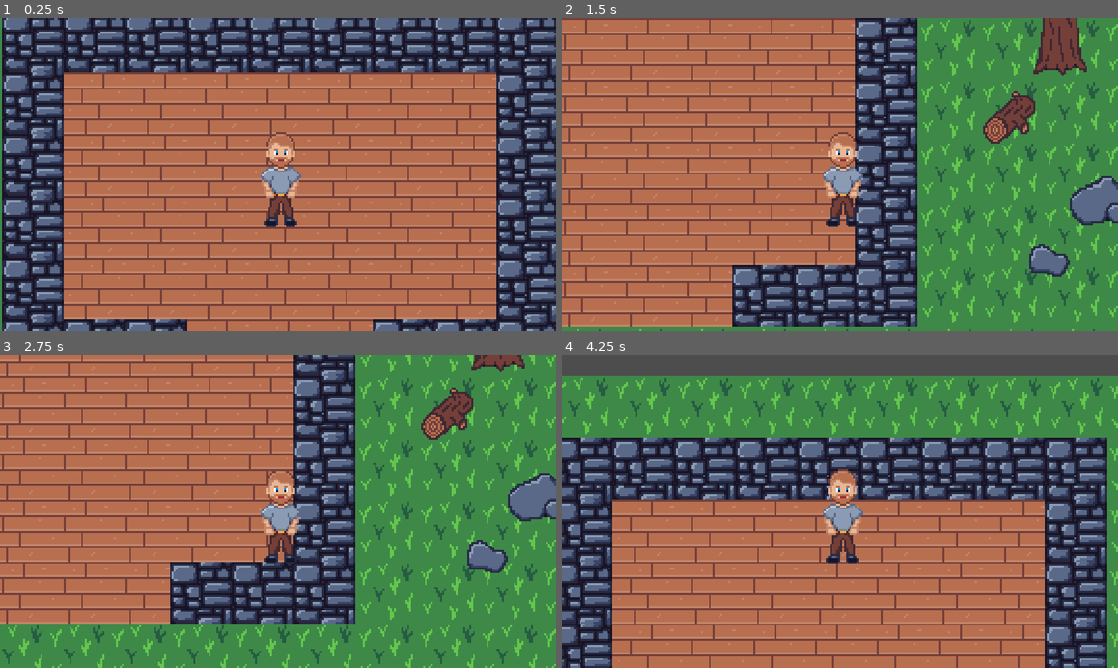
Above: before the commit, frames 1-4 (two rows, left to right).
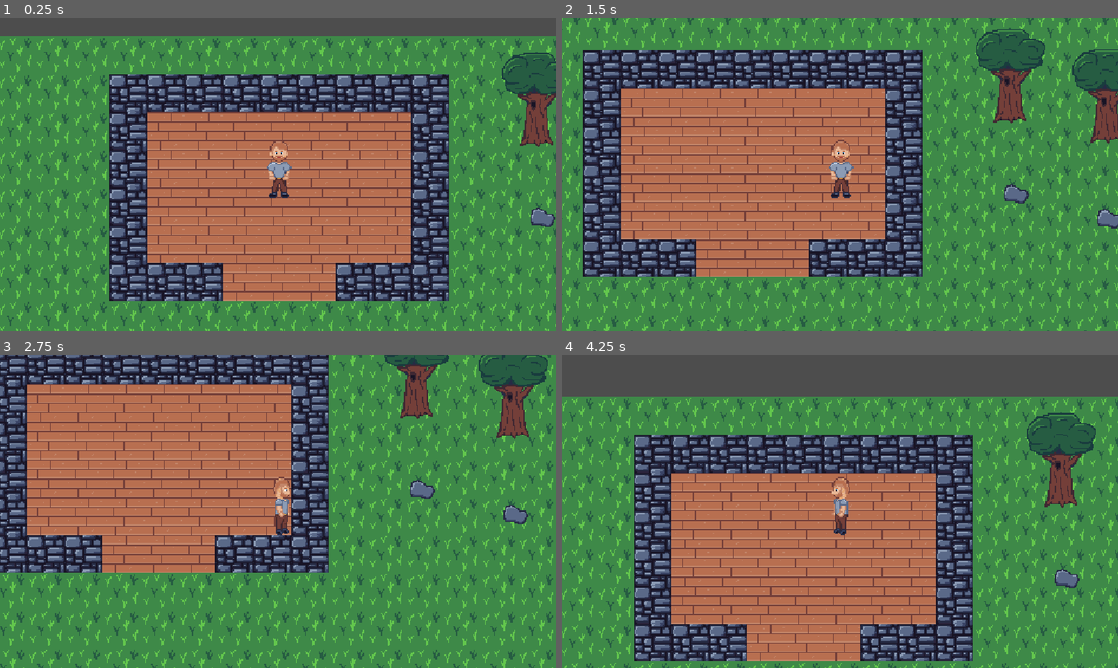
Above: after the commit, the same moments.

Repository: buildingtheinventor-commits/building-the-inventor
Game: Godot game, scene res://prototype_002.tscn
The game is run twice, just before and just after one commit, with the same random seed, the same clock (stepped at 60 frames per second) and the same inputs.
Inputs:
- Up to frame 1 (0.25 s): no input
- Up to frame 2 (1.5 s): tap Enter at 0.5 s; hold Right (move_right) 0.53-1.28 s; hold Down (move_down) from 1.28 s (still down)
- Up to frame 3 (2.75 s): release Down (move_down) at 2.03 s; hold Right (move_right) from 2.03 s (still down)
- Up to frame 4 (4.25 s): tap Space at 2.75 s; release Right (move_right) at 2.78 s; hold Up (move_up) 2.78-3.53 s; hold Left (move_left) from 3.53 s (still down)

The runs differ from the first frame. In frame 1, 87% of the frame differs, in the area x 0-100%, y 0-100%; in frame 2, 64%; in frame 3, 54%; in frame 4, 69%.

Commit message:
new godot

Diff:
--- a/Godot prototypes/Prototype 002/prototype-002/Rock.tscn
+++ b/Godot prototypes/Prototype 002/prototype-002/Rock.tscn
@@ -1,15 +1,16 @@
 [gd_scene format=3 uid="uid://ddr3puge78pfj"]
 
-[ext_resource type="Texture2D" uid="uid://rdenetfbdl8d" path="res://Assets/Rock.png" id="1_6r1ml"]
+[ext_resource type="Texture2D" uid="uid://cx0r8eoclkyhp" path="res://Assets/Stone.png" id="1_o0qsl"]
 
-[sub_resource type="RectangleShape2D" id="RectangleShape2D_t8kjg"]
-size = Vector2(25, 11)
+[sub_resource type="CircleShape2D" id="CircleShape2D_7qi08"]
+radius = 21.540659
 
-[node name="StaticBody2D" type="StaticBody2D" unique_id=150592886]
+[node name="Stone" type="Node2D" unique_id=1665941252]
 
-[node name="Rock" type="Sprite2D" parent="." unique_id=93026954]
-texture = ExtResource("1_6r1ml")
+[node name="Sprite2D" type="Sprite2D" parent="." unique_id=1491601892]
+texture = ExtResource("1_o0qsl")
 
-[node name="CollisionShape2D" type="CollisionShape2D" parent="." unique_id=515211475]
-position = Vector2(0.5, 3)
-shape = SubResource("RectangleShape2D_t8kjg")
+[node name="pick-up area" type="Area2D" parent="." unique_id=248687125]
+
+[node name="CollisionShape2D" type="CollisionShape2D" parent="pick-up area" unique_id=369729745]
+shape = SubResource("CircleShape2D_7qi08")
--- a/Godot prototypes/Prototype 002/prototype-002/log.tscn
+++ b/Godot prototypes/Prototype 002/prototype-002/log.tscn
@@ -4,20 +4,11 @@
 
 [sub_resource type="GDScript" id="GDScript_a0a2b"]
 script/source = "extends Area2D
-
-
-
-
-
-
-
-func _on_body_entered(body: Node2D) -> void:
-	print(\"+1 Log\")
 "
 
 [sub_resource type="CircleShape2D" id="CircleShape2D_i0ct0"]
 
-[node name="Area2D" type="Area2D" unique_id=1361175170]
+[node name="Log" type="Area2D" unique_id=1361175170]
 collision_mask = 2
 script = SubResource("GDScript_a0a2b")
 
--- a/Godot prototypes/Prototype 002/prototype-002/prototype_002.tscn
+++ b/Godot prototypes/Prototype 002/prototype-002/prototype_002.tscn
@@ -4,8 +4,6 @@
 [ext_resource type="Texture2D" uid="uid://ckspqnfdvhc8t" path="res://Assets/Woodfloor.png" id="1_ddec6"]
 [ext_resource type="Texture2D" uid="uid://pjj01akd21o0" path="res://Assets/Grass.png" id="2_54o0p"]
 [ext_resource type="Texture2D" uid="uid://d1msctxk1pkju" path="res://Assets/Stone Brick wall.png" id="3_54o0p"]
-[ext_resource type="PackedScene" uid="uid://csv4kcp27a0wy" path="res://log.tscn" id="5_aj7je"]
-[ext_resource type="PackedScene" uid="uid://ddr3puge78pfj" path="res://Rock.tscn" id="6_211q2"]
 [ext_resource type="PackedScene" uid="uid://dla8wk26i2sbx" path="res://tree.tscn" id="6_wcj52"]
 [ext_resource type="PackedScene" uid="uid://cq4wyqp68equp" path="res://stone.tscn" id="8_56yoi"]
 
@@ -53,30 +51,21 @@
 tile_map_data = PackedByteArray("AAAAAAUAAAAAAAAAAAAAAAQAAAAAAAAAAAAAAAMAAAAAAAAAAAAAAAIAAAAAAAAAAAAAAAEAAAAAAAAAAAAAAA …(288 unchanged characters)…
 tile_set = SubResource("TileSet_f6moa")
 
-[node name="Area2D2" parent="." unique_id=1643743644 instance=ExtResource("5_aj7je")]
-position = Vector2(463, 110)
-
-[node name="Area2D3" parent="." unique_id=1694990394 instance=ExtResource("5_aj7je")]
-position = Vector2(341, 84)
-
 [node name="StaticBody2D" parent="." unique_id=533827360 instance=ExtResource("6_wcj52")]
 position = Vector2(366, 20)
 
 [node name="StaticBody2D2" parent="." unique_id=516638905 instance=ExtResource("6_wcj52")]
 position = Vector2(448, 37)
 
-[node name="StaticBody2D3" parent="." unique_id=150592886 instance=ExtResource("6_211q2")]
-position = Vector2(386, 127)
-
 [node name="SteveTheInventor" parent="." unique_id=1688945088 instance=ExtResource("1_6kuv8")]
 position = Vector2(150, 85)
 
 [node name="Camera2D" type="Camera2D" parent="SteveTheInventor" unique_id=766288341]
 position = Vector2(-2, 0)
-zoom = Vector2(4, 4)
+zoom = Vector2(2.445, 2.445)
 
-[node name="Area2D" parent="." unique_id=633811741 instance=ExtResource("8_56yoi")]
-position = Vector2(360, 158)
+[node name="Stone" parent="." unique_id=1665941252 instance=ExtResource("8_56yoi")]
+position = Vector2(372, 122)
 
-[node name="Area2D4" parent="." unique_id=817115320 instance=ExtResource("8_56yoi")]
-position = Vector2(417, 153)
+[node name="Stone2" parent="." unique_id=1653719861 instance=ExtResource("8_56yoi")]
+position = Vector2(451, 143)
--- a/Godot prototypes/Prototype 002/prototype-002/steve_the_inventor.gd
+++ b/Godot prototypes/Prototype 002/prototype-002/steve_the_inventor.gd
@@ -1,31 +1,33 @@
 extends CharacterBody2D
 
+var speed = 100
 
-const SPEED = 140
-const JUMP_VELOCITY = -400.0
+var player_state
 
+func _physics_process(delta):
 
-func _physics_process(delta: float) -> void:
-	# Add the gravity.
+	var direction = Input.get_vector("move_left","move_right","move_up","move_down")
 
+	if direction.x == 0 and direction.y == 0:
+		player_state = "idle"
+	elif direction.x != 0 or direction.y != 0:
+		player_state = "walking"
 
-	# Get the input direction and handle the movement/deceleration.
-	# As good practice, you should replace UI actions with custom gameplay actions.
-	# Updated initial movement for x axis only
-	var directionx := Input.get_axis("move_left", "move_right")
-	if directionx:
-		velocity.x = directionx * SPEED
-	else:
-		velocity.x = move_toward(velocity.x, 0, SPEED)
+	velocity = direction * speed
+	move_and_slide()
 
-	# Dupliaccted and changed to y axis
+	play_anim(direction)
 
-	var directiony := Input.get_axis("move_up", "move_down")
-	if directiony:
-		velocity.y = directiony * SPEED
-	else:
-		velocity.y = move_toward(velocity.y
-		, 0, SPEED)
+func play_anim(direction):
+	if player_state == "walking":
+		if direction.y == -1:
+			$AnimatedSprite2D.play("Upwards")
+		if direction.x == 1:
+			$AnimatedSprite2D.play("Right")
+		if direction.y == 1:
+			$AnimatedSprite2D.play("Idle")
+		if direction.x == -1:
+			$AnimatedSprite2D.play("Left")
 
-	#NEEDED for movememt - last time deleted and game broke, had to relaunch project
-	move_and_slide()
+func player():
+	pass
--- a/Godot prototypes/Prototype 002/prototype-002/steve_the_inventor.tscn
+++ b/Godot prototypes/Prototype 002/prototype-002/steve_the_inventor.tscn
@@ -3,20 +3,70 @@
 [ext_resource type="Texture2D" uid="uid://y0neecu7xj53" path="res://Assets/PlayerVersion1.png" id="1_acol1"]
 [ext_resource type="Script" uid="uid://djj8ey10pnfdm" path="res://steve_the_inventor.gd" id="1_hbb67"]
 
-[sub_resource type="CapsuleShape2D" id="CapsuleShape2D_7qi08"]
-radius = 7.0
-height = 32.0
+[sub_resource type="CircleShape2D" id="CircleShape2D_hbb67"]
+
+[sub_resource type="AtlasTexture" id="AtlasTexture_hbb67"]
+atlas = ExtResource("1_acol1")
+region = Rect2(31, 0, 31, 64)
+
+[sub_resource type="AtlasTexture" id="AtlasTexture_eeslx"]
+atlas = ExtResource("1_acol1")
+region = Rect2(0, 0, 31, 64)
+
+[sub_resource type="AtlasTexture" id="AtlasTexture_igmpn"]
+atlas = ExtResource("1_acol1")
+region = Rect2(93, 0, 31, 64)
+
+[sub_resource type="AtlasTexture" id="AtlasTexture_m6b1x"]
+atlas = ExtResource("1_acol1")
+region = Rect2(124, 0, 31, 64)
+
+[sub_resource type="SpriteFrames" id="SpriteFrames_7qi08"]
+animations = [{
+"frames": [{
+"duration": 1.0,
+"texture": SubResource("AtlasTexture_hbb67")
+}],
+"loop": 1,
+"name": &"Idle",
+"speed": 5.0
+}, {
+"frames": [{
+"duration": 1.0,
+"texture": SubResource("AtlasTexture_eeslx")
+}],
+"loop": 1,
+"name": &"Left",
+"speed": 5.0
+}, {
+"frames": [{
+"duration": 1.0,
+"texture": SubResource("AtlasTexture_igmpn")
+}],
+"loop": 1,
+"name": &"Right",
+"speed": 5.0
+}, {
+"frames": [{
+"duration": 1.0,
+"texture": SubResource("AtlasTexture_m6b1x")
+}],
+"loop": 1,
+"name": &"Upwards",
+"speed": 5.0
+}]
 
 [node name="SteveTheInventor" type="CharacterBody2D" unique_id=1688945088]
 position = Vector2(0, -27)
 collision_layer = 2
 script = ExtResource("1_hbb67")
 
-[node name="Sprite2D" type="Sprite2D" parent="." unique_id=989636370]
-texture = ExtResource("1_acol1")
-region_enabled = true
-region_rect = Rect2(34.481934, 0, 27.123108, 64.115875)
-
 [node name="CollisionShape2D" type="CollisionShape2D" parent="." unique_id=1997670412]
 position = Vector2(-1, 10)
-shape = SubResource("CapsuleShape2D_7qi08")
+shape = SubResource("CircleShape2D_hbb67")
+
+[node name="AnimatedSprite2D" type="AnimatedSprite2D" parent="." unique_id=2103044122]
+position = Vector2(-2, -7)
+sprite_frames = SubResource("SpriteFrames_7qi08")
+animation = &"Idle"
+frame_progress = 0.24023567
--- /dev/null
+++ b/Godot prototypes/Prototype 002/prototype-002/stone.gd
@@ -0,0 +1,25 @@
+extends Node2D
+
+var stone_state = 'on ground' #on ground/in inventory
+
+var player_in_pickup_area = false
+
+
+
+
+func _process(delta):
+	if player_in_pickup_area:
+		print('player_in_pickup_area')
+		if Input.is_action_just_pressed("e"):
+			stone_state = 'in inventory'
+			queue_free()
+
+
+func _on_pickable_area_body_entered(body):
+	if body.has_method("player"):
+		player_in_pickup_area = true
+
+
+func _on_pickable_area_body_exited(body):
+	if body.has_method("player"):
+		player_in_pickup_area = false
--- a/Godot prototypes/Prototype 002/prototype-002/stone.tscn
+++ b/Godot prototypes/Prototype 002/prototype-002/stone.tscn
@@ -1,15 +1,19 @@
 [gd_scene format=3 uid="uid://cq4wyqp68equp"]
 
 [ext_resource type="Texture2D" uid="uid://cx0r8eoclkyhp" path="res://Assets/Stone.png" id="1_6s6ed"]
+[ext_resource type="Script" uid="uid://5wwoljmy3744" path="res://stone.gd" id="1_rq0vd"]
 
-[sub_resource type="CircleShape2D" id="CircleShape2D_pc1lh"]
-radius = 9.055386
+[sub_resource type="CircleShape2D" id="CircleShape2D_7qi08"]
+radius = 21.540659
 
-[node name="Area2D" type="Area2D" unique_id=633811741]
+[node name="Stone" type="Node2D" unique_id=1665941252]
+script = ExtResource("1_rq0vd")
 
-[node name="Stone" type="Sprite2D" parent="." unique_id=559795725]
-position = Vector2(1, 0)
+[node name="pick-up area" type="Area2D" parent="." unique_id=248687125]
+
+[node name="CollisionShape2D" type="CollisionShape2D" parent="pick-up area" unique_id=369729745]
+shape = SubResource("CircleShape2D_7qi08")
+
+[node name="Sprite2D" type="Sprite2D" parent="pick-up area" unique_id=1491601892]
+scale = Vector2(1, 0.96875)
 texture = ExtResource("1_6s6ed")
-
-[node name="CollisionShape2D" type="CollisionShape2D" parent="." unique_id=1256470594]
-shape = SubResource("CircleShape2D_pc1lh")
Not shown, added: Godot prototypes/Prototype 002/prototype-002/stone.gd.uid
Not shown, added: Godot prototypes/Prototype 002/prototype-002/steve_the_inventor.tscn690905155.tmp
